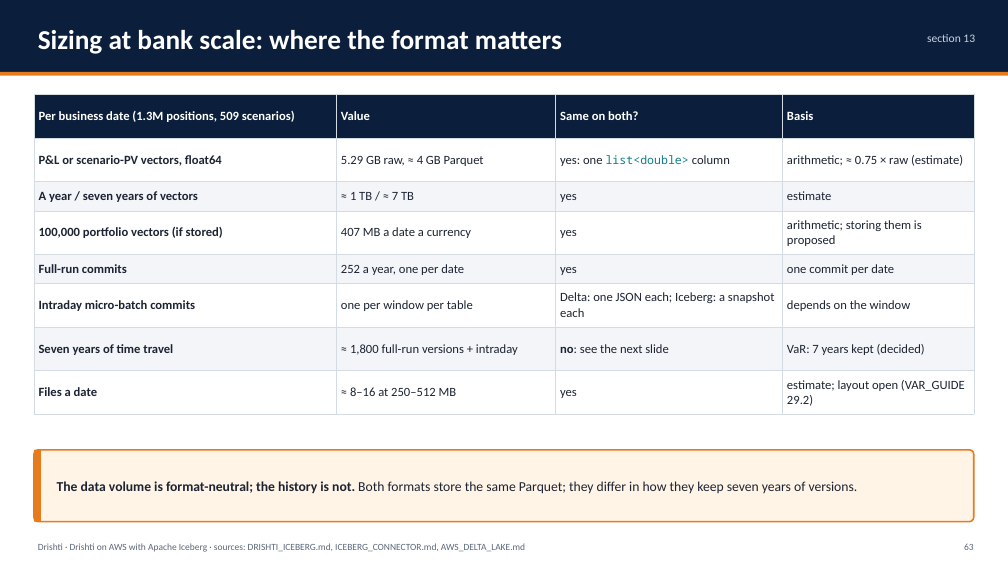
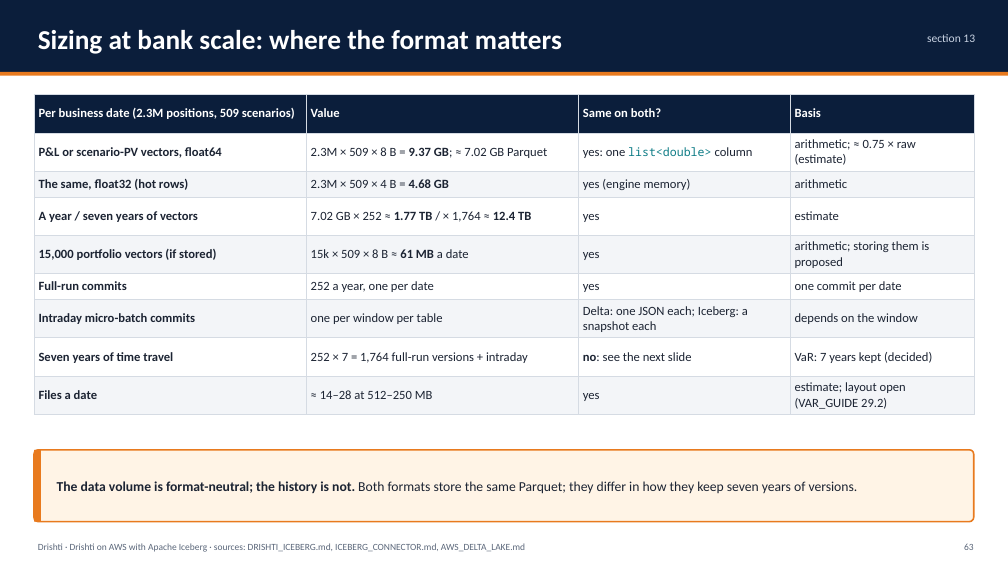
Before and after one commit to ajsinha/drishti, a slide deck: slide 63 of docs/publications/Drishti-AWS-Iceberg.pptx. Drawn at 1008x567 pixels with LibreOffice and Linux fonts; fonts in the diff are those of the drawing. Boxes give left, top, right and bottom in pixels: in the first picture for what was removed or moved away, otherwise in the second. Text is boxed around its words. In the diff, an @@ line names an element or a change of style, - is before the commit and + after.

Commit message:
The AWS Iceberg deck sized for 2.3 million positions and 15,000 portfolios

```diff
--- a/docs/publications/Drishti-AWS-Iceberg.pptx
+++ b/docs/publications/Drishti-AWS-Iceberg.pptx
@@ table at <box>34,95,974,414</box> @@
-row 1: Per business date (1.3M positions, 509 scenarios) | Value | Same on both? | Basis
-row 2: P&L or scenario-PV vectors, float64 | 5.29 GB raw, ≈ 4 GB Parquet | yes: one list<double> column | arithmetic; ≈ 0.75 × raw (estimate)
-row 3: A year / seven years of vectors | ≈ 1 TB / ≈ 7 TB | yes | estimate
-row 4: 100,000 portfolio vectors (if stored) | 407 MB a date a currency | yes | arithmetic; storing them is proposed
+row 1: Per business date (2.3M positions, 509 scenarios) | Value | Same on both? | Basis
+row 2: P&L or scenario-PV vectors, float64 | 2.3M × 509 × 8 B = 9.37 GB; ≈ 7.02 GB Parquet | yes: one list<double> column | arithmetic; ≈ 0.75 × raw (estimate)
+row 3: The same, float32 (hot rows) | 2.3M × 509 × 4 B = 4.68 GB | yes (engine memory) | arithmetic
+row 4: A year / seven years of vectors | 7.02 GB × 252 ≈ 1.77 TB / × 1,764 ≈ 12.4 TB | yes | estimate
+row 5: 15,000 portfolio vectors (if stored) | 15k × 509 × 8 B ≈ 61 MB a date | yes | arithmetic; storing them is proposed
-row 8, column 2: ≈ 1,800 full-run versions + intraday
+row 8, column 2: 252 × 7 = 1,764 full-run versions + intraday
-row 9, column 2: ≈ 8–16 at 250–512 MB
+row 9, column 2: ≈ 14–28 at 512–250 MB
```
Also in this commit, not shown: 3 other slides changed, 1 other file.
